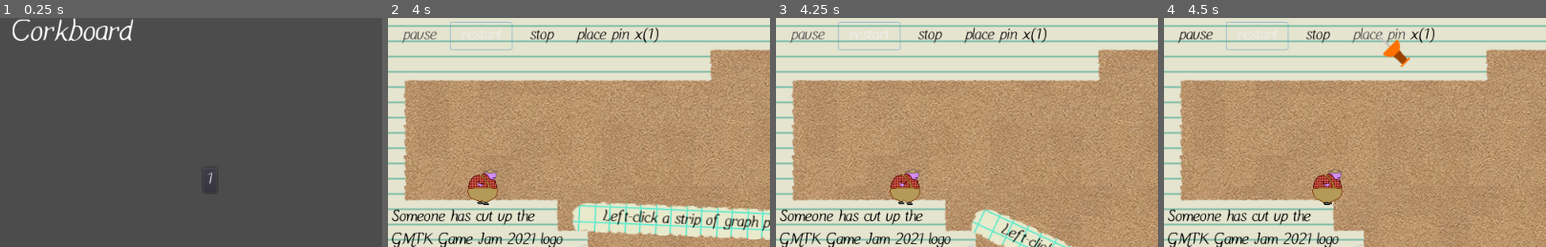
Above: before the commit, frames 1-4 (left to right).
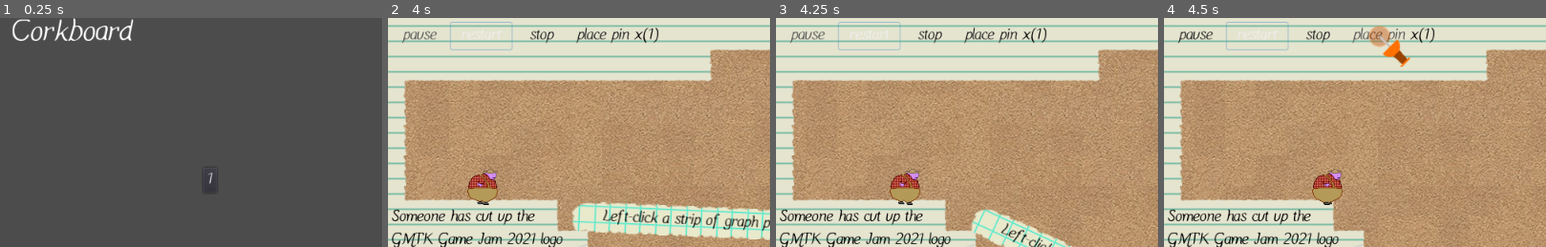
Above: after the commit, the same moments.

Repository: carsonswope/gmtk-jam
Game: Godot game, scene res://MainScene.tscn
Same seed, same stepped clock (60 frames per second), same inputs: the game is played once before the commit and once after it.
Inputs:
- Up to frame 1 (0.25 s): no input
- Up to frame 2 (4 s): click "1" at 0.5 s; click "restart" at 1.25 s; click "restart" at 2 s; click "restart" at 2.75 s; click "play" at 3.5 s
- Up to frame 3 (4.25 s): no input
- Up to frame 4 (4.5 s): click "place pin" at 4.25 s
The pictures show only the part of the screen within x 0-50%, y 3-53%; the shares and areas given below are measured in that part.

Frames 1-3 are identical in both runs. In frame 4, 0.4% of the frame differs, in the area x 53-60%, y 3-13%.

Commit message:
pin hover snap to pin-hole

Diff:
--- a/PinMoving.tscn
+++ b/PinMoving.tscn
@@ -1,6 +1,7 @@
-[gd_scene load_steps=2 format=2]
+[gd_scene load_steps=3 format=2]
 
 [ext_resource path="res://resources/sprites/pin_moving.png" type="Texture" id=1]
+[ext_resource path="res://resources/sprites/pin_inplace.png" type="Texture" id=2]
 
 [node name="Node2D" type="Node2D"]
 
@@ -9,3 +10,8 @@
 rotation = 1.5708
 scale = Vector2( 0.79912, 0.796147 )
 texture = ExtResource( 1 )
+
+[node name="pin_hover" type="Sprite" parent="."]
+scale = Vector2( 0.55, 0.55 )
+z_index = -1
+texture = ExtResource( 2 )
--- a/levels/level.gd
+++ b/levels/level.gd
@@ -40,6 +40,7 @@
 	add_child(placing_pin_icon)
 	placing_pin_icon.position = Vector2(-100, -100)
 	placing_pin_icon.z_index = 10
+
 
 func is_completed():
 	return $layout/NextLevel.completed
@@ -103,8 +104,9 @@
 
 	if joint_setup == null:
 		for p in get_platforms():
-			if p.coords_in_platform(pos):
-				return -1
+			for mod in [Vector2(0,0),Vector2(-10,0),Vector2(10,0),Vector2(0,-10),Vector2(0,10)]:
+				if p.coords_in_platform(pos + mod):
+					return -1
 
 	var pin = Pin.instance()
 	pin.position = pos
@@ -276,13 +278,29 @@
 		if not pin:
 			remove_child(j)
 
+func pin_eligible(pos):
+	for p in get_platforms():
+		var hole_coords = p.coords_in_hole(pos)
+		if hole_coords:
+			return hole_coords
+
+	for p in get_platforms():
+		for mod in [Vector2(0,0),Vector2(-10,0),Vector2(10,0),Vector2(0,-10),Vector2(0,10)]:
+			if p.coords_in_platform(pos + mod):
+				return null
+
+	return pos
+
 # Called every frame. 'delta' is the elapsed time since the previous frame.
 func _process(delta):
 
 	prune_joints()
 
 	if placing_pin:
-		placing_pin_icon.position = get_viewport().get_mouse_position()
+		var placing_pin_pos = get_viewport().get_mouse_position()
+		var eligible = pin_eligible(placing_pin_pos)
+		placing_pin_icon.position = eligible if eligible else placing_pin_pos
+		placing_pin_icon.get_child(1).modulate = Color(1,1,1,0.4) if eligible else Color(1,0,0,0.2)
 
 	if current_game_state == GameState.LEVEL_START:
 		if moving_platform:
